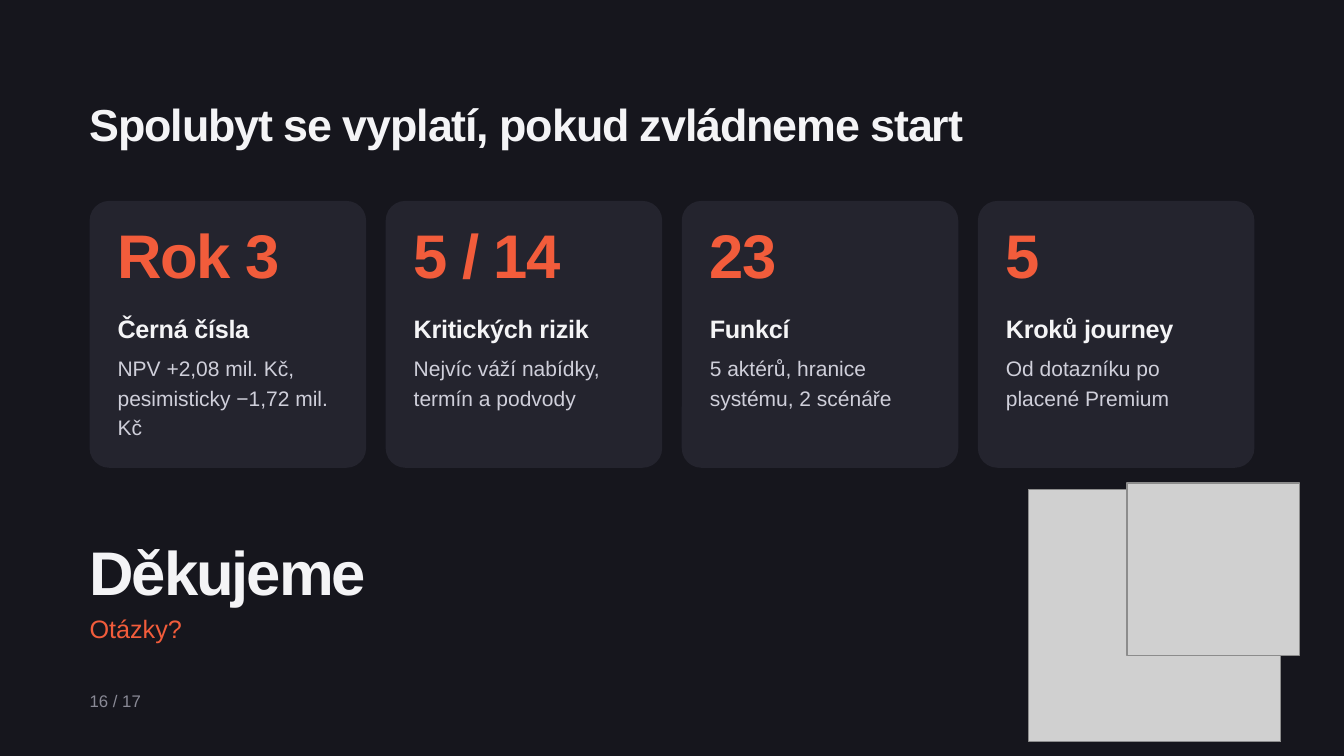
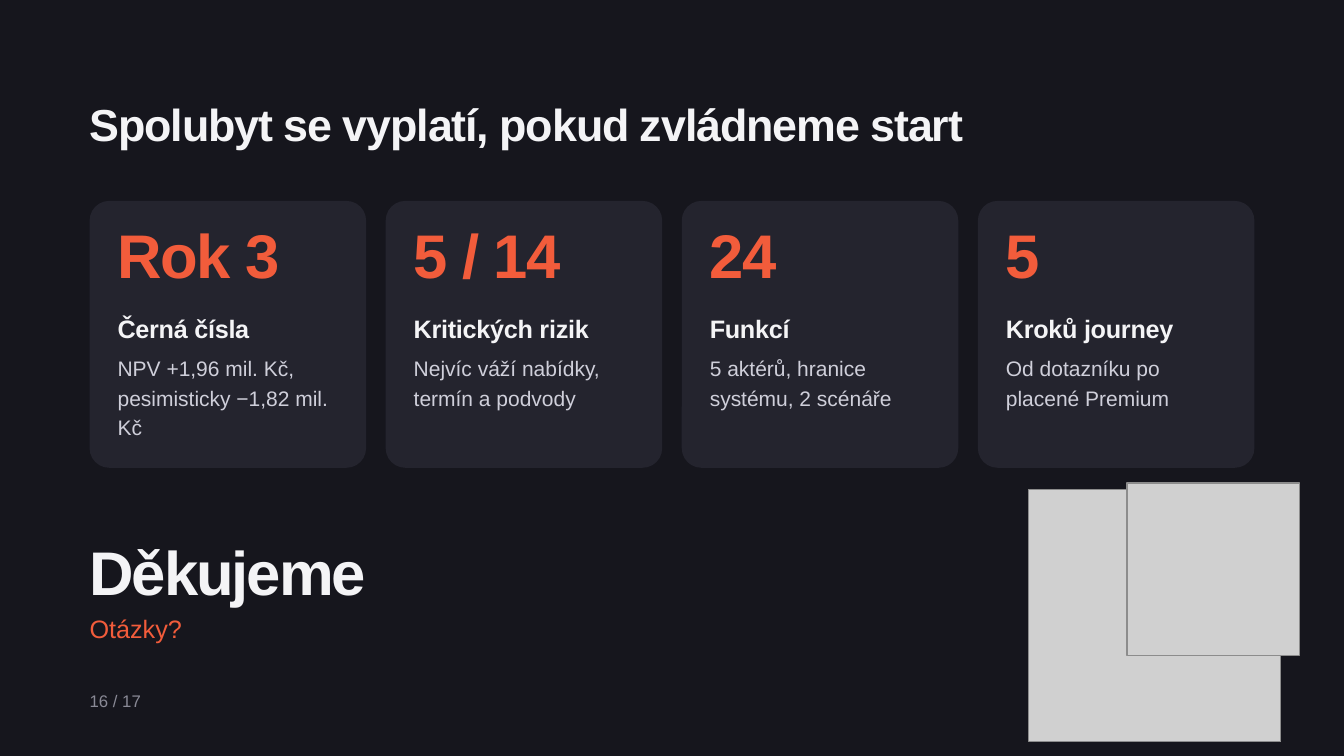
Before and after one commit to vedernikovalex/rizeni_it_projektu, a slide deck: slide 16 of spolubyt-cast-2.pptx. Drawn at 1344x756 pixels with LibreOffice and Linux fonts; fonts in the diff are those of the drawing; grey boxes stand for pictures. Boxes give left, top, right and bottom in pixels: in the first picture for what was removed or moved away, otherwise in the second. Text is boxed around its words. In the diff, an @@ line names an element or a change of style, - is before the commit and + after.

```diff
--- a/spolubyt-cast-2.pptx
+++ b/spolubyt-cast-2.pptx
@@ text at [710,235,777,278]: text changed @@
-23
+24
@@ text at [118,360,328,435]: text changed @@
-NPV +2,08 mil. Kč, pesimisticky −1,72 mil. Kč
+NPV +1,96 mil. Kč, pesimisticky −1,82 mil. Kč
```
Also in this commit, not shown: 6 other slides changed, 9 other files.
